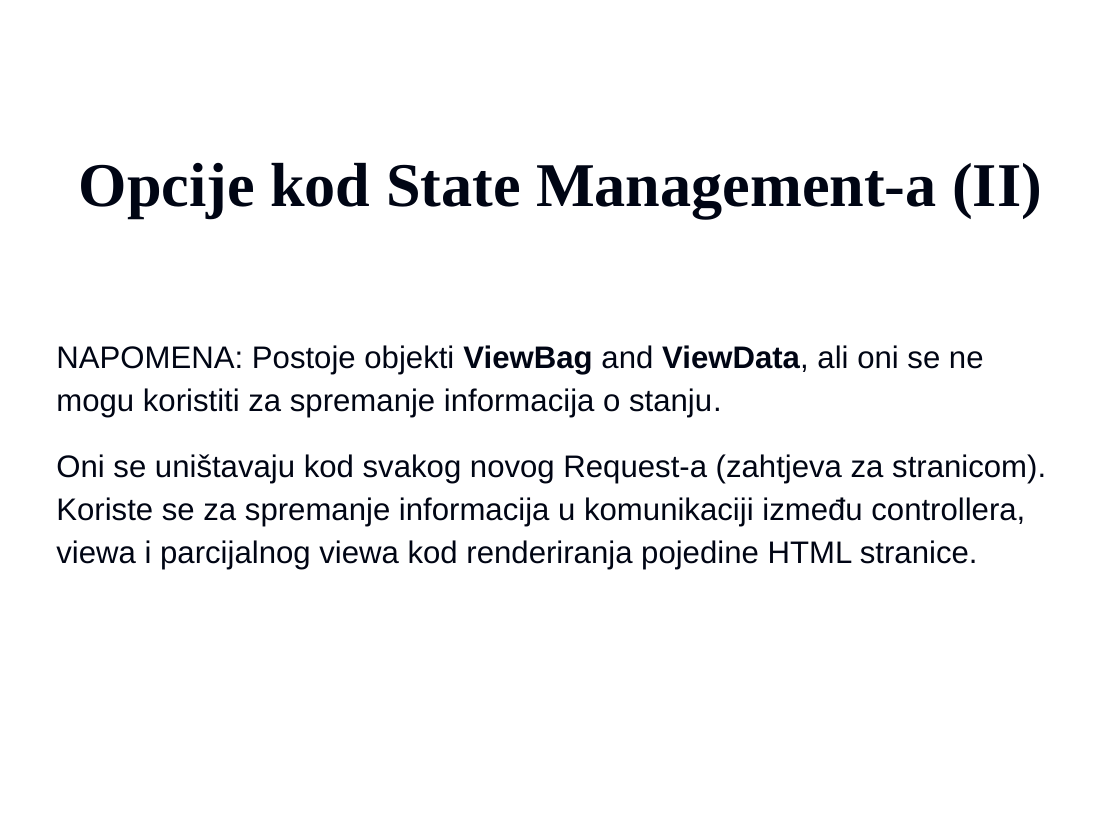
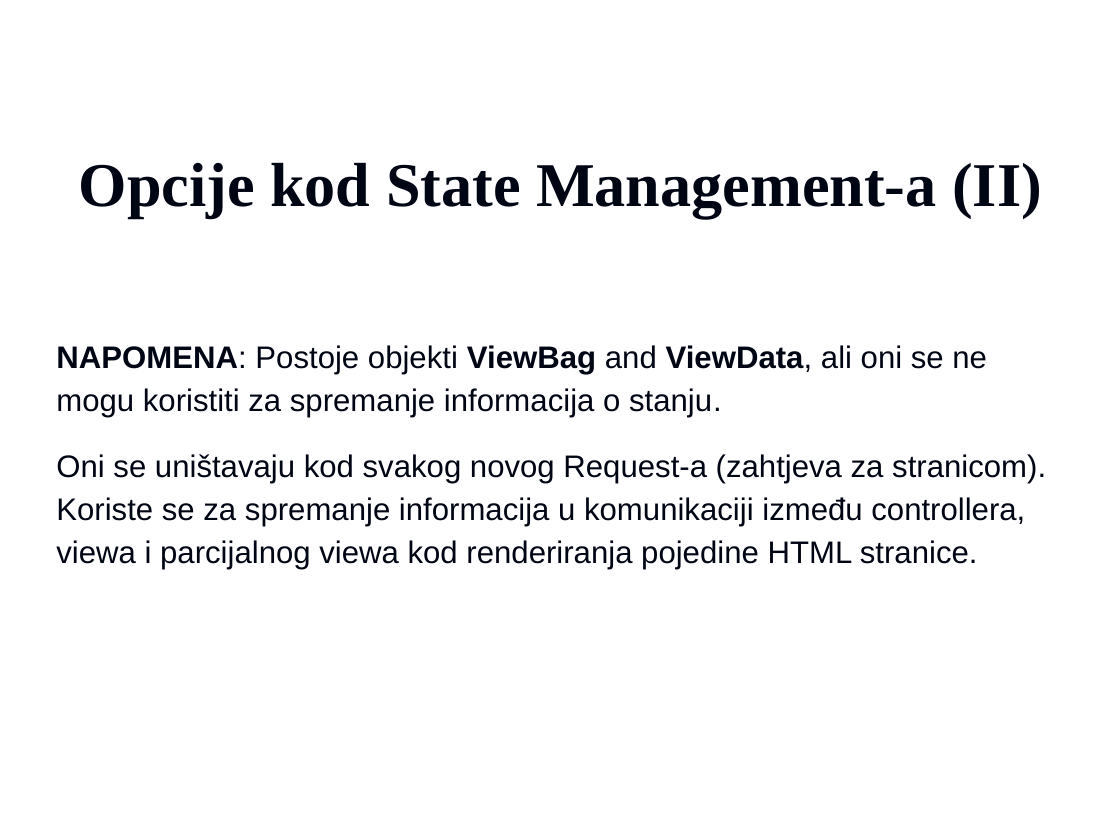
Before and after one commit to vzdesic/PZI, a slide deck: slide 4 of PPTs/15 MVC state management.ppt. Drawn at 1120x840 pixels with LibreOffice and Linux fonts; fonts in the diff are those of the drawing; background and template pictures are left out. Boxes give left, top, right and bottom in pixels: in the first picture for what was removed or moved away, otherwise in the second. Text is boxed around its words. In the diff, an @@ line names an element or a change of style, - is before the commit and + after.

```diff
--- a/PPTs/15 MVC state management.ppt
+++ b/PPTs/15 MVC state management.ppt
@@ text at [56,345,987,417]: bold on in "NAPOMENA:" @@
```
Also in this commit, not shown: 3 other files.
